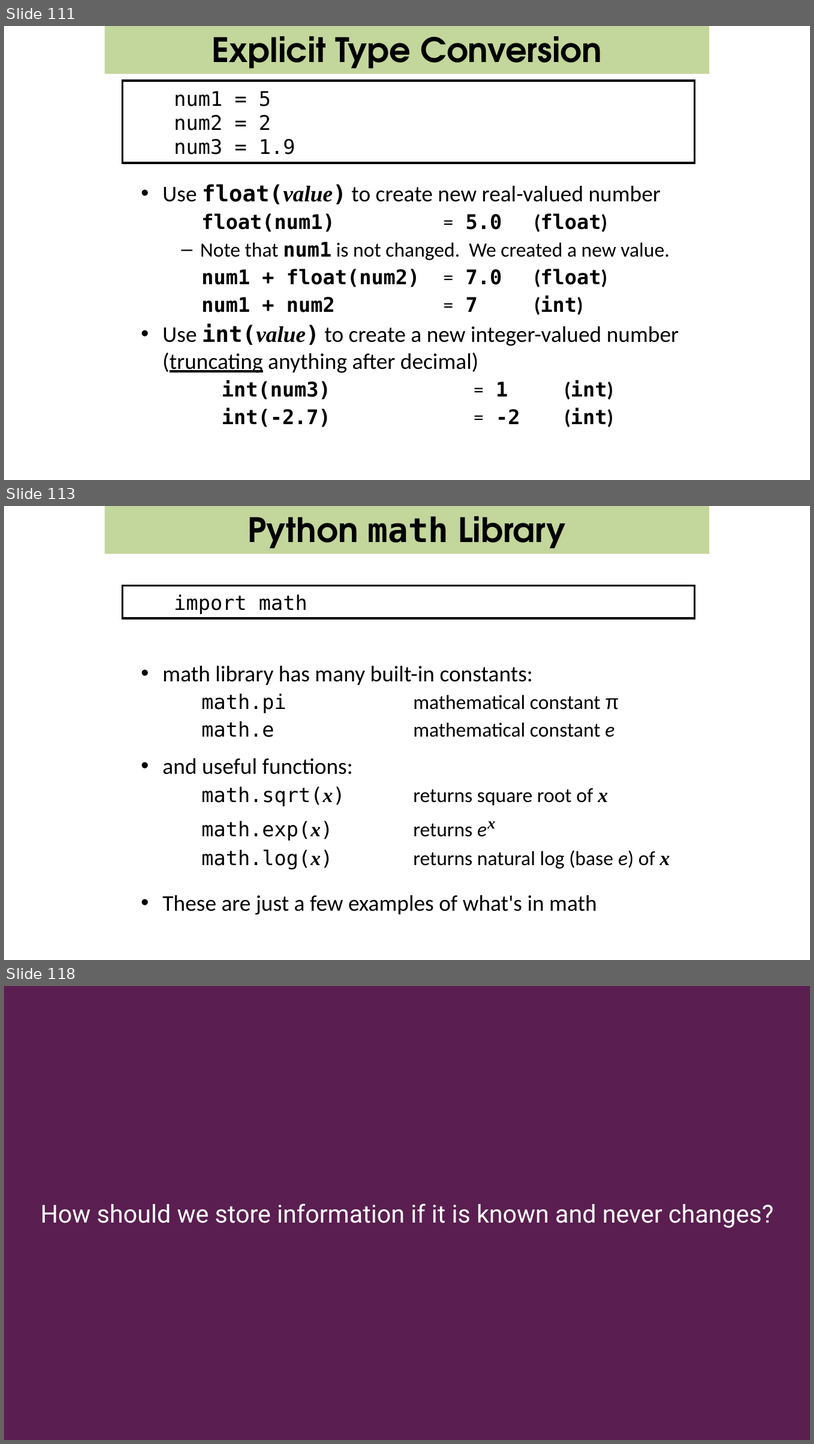
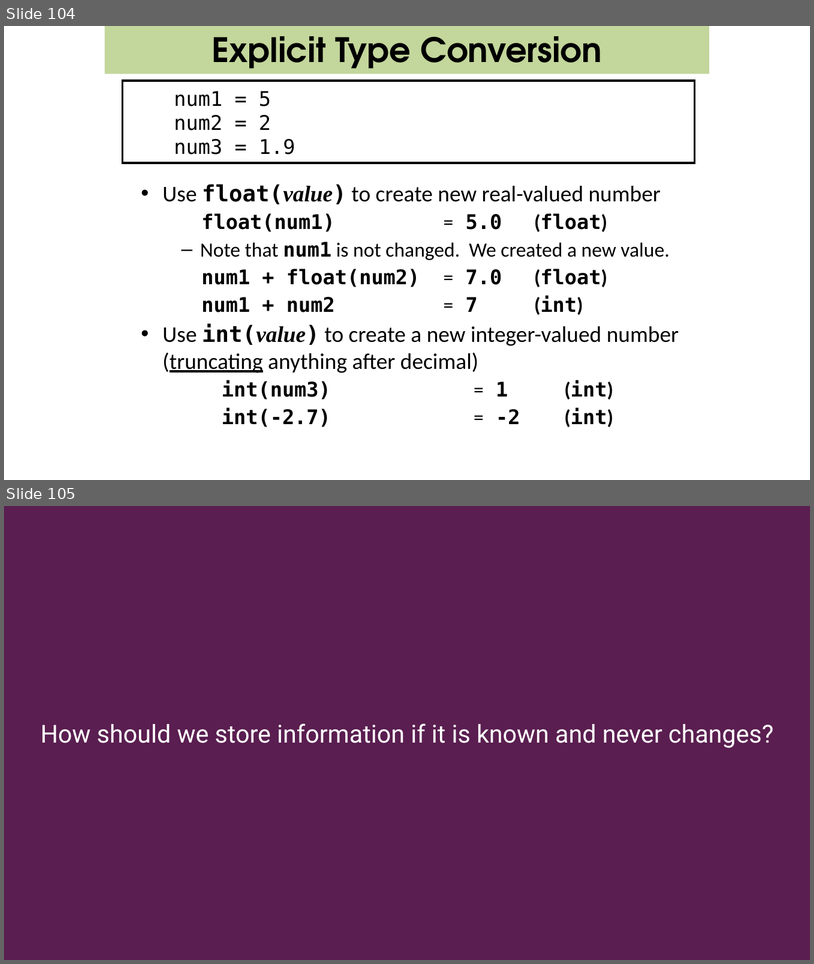
Before and after one commit to csbridge/csbridge2020, a slide deck: docs/slides/IntroPython_Variable_Math_RandomNumbers.pptx. Shown one above the other, each under a label of ours: slides 111, 113 and 118 before the commit, slides 104 and 105 after it; the slides between them are not shown. The pictures are 814x1444 and 814x964 pixels, drawn with LibreOffice and Linux fonts; fonts in the diff are those of the drawing. Boxes give left, top, right and bottom in pixels: in the first picture for what was removed or moved away, otherwise in the second. Text is boxed around its words. In the diff, an @@ line names an element or a change of style, - is before the commit and + after.

Commit message:
Removed Math Lib and Random Number from Day3Am slides

```diff
--- a/docs/slides/IntroPython_Variable_Math_RandomNumbers.pptx
+++ b/docs/slides/IntroPython_Variable_Math_RandomNumbers.pptx
@@ slide 113 removed at <box>4,506,810,960</box>, background #FFFFFF @@
@@ rectangle removed at <box>105,506,710,553</box> @@
@@ text removed at <box>248,516,566,556</box> @@
-Python math Library
@@ rectangle removed at <box>123,586,695,619</box> @@
-import math
@@ text removed at <box>162,666,671,915</box> @@
-• math library has many built-in constants:
-  math.pi mathematical constant π
-  math.e mathematical constant e
-• and useful functions:
-  math.sqrt(x) returns square root of x
-  math.exp(x) returns e x
-  math.log(x) returns natural log (base e) of x
-• These are just a few examples of what's in math
@@ what was slide 111 is now slide 104 @@
@@ what was slide 118 is now slide 105 @@
```
Also in this commit, not shown: 2 slides changed, 22 other slides removed, 1 other file.
